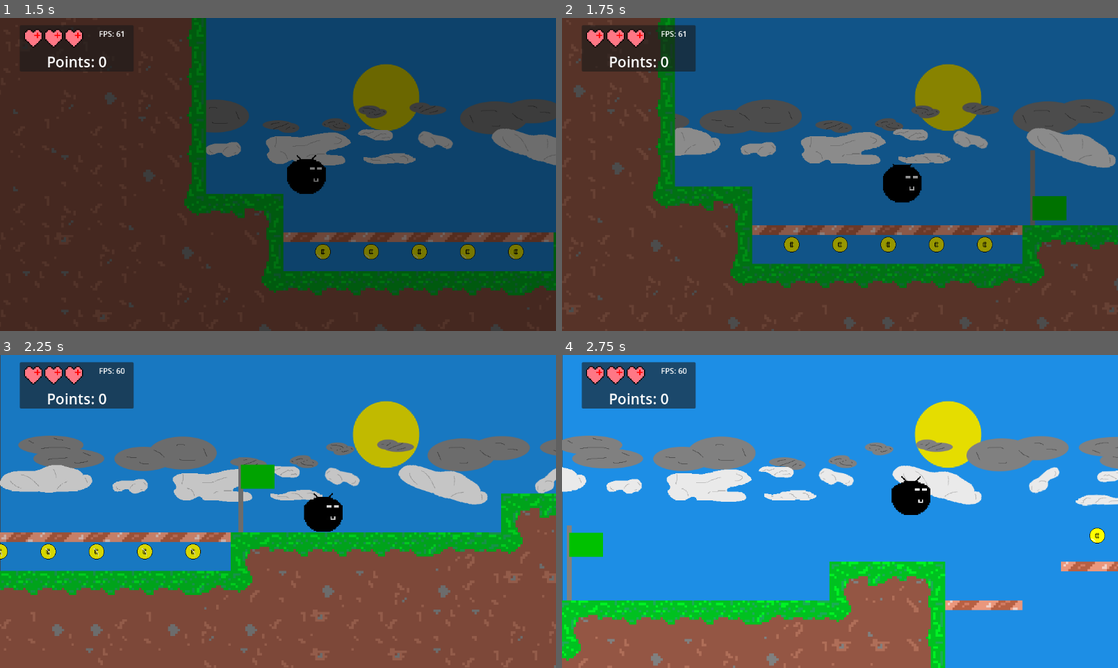
Above: before the commit, frames 1-4 (two rows, left to right).
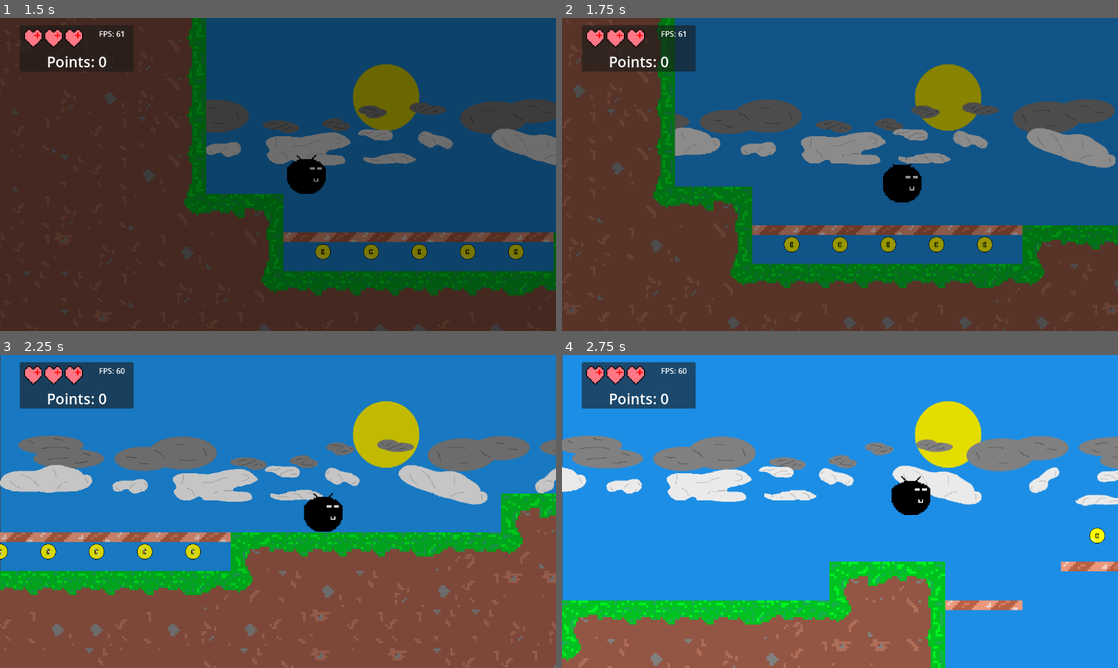
Above: after the commit, the same moments.

Repository: CWmain/Platformer
Game: Godot game, scene res://gui/level_select.tscn
Same seed, same stepped clock (60 frames per second), same inputs: the game is played once before the commit and once after it. Sound files missing from this copy of the repository are replaced by a short silence.
Inputs (mouse positions are in pixels of both pictures, inside the frame that each line leads up to):
- Up to frame 1 (1.5 s): click "Level_1" at 0.5 s; move the mouse to (400, 158) at 1.27 s; hold Right (right) from 1.28 s (still down)
- Up to frame 2 (1.75 s): keep holding Right (right); tap Space (jump) at 1.52 s
- Up to frame 3 (2.25 s): keep holding Right (right); move the mouse to (166, 527) at 2.02 s
- Up to frame 4 (2.75 s): keep holding Right (right); tap Space (jump) at 2.27 s

Frame 1 is identical in both runs. In frame 2, 0.6% of the frame differs, in the area x 84-91%, y 42-67%; in frame 3, 0.6%; in frame 4, 0.7%, in the area x 0-8%, y 54-79%.

Commit message:
Removed checkpoint from level 1, as you can not die in it

Diff:
--- a/Platformer/levels/Level_1.tscn
+++ b/Platformer/levels/Level_1.tscn
@@ -9,7 +9,6 @@
 [ext_resource type="AudioStream" uid="uid://qq7b7i1rgevt" path="res://sounds/random silly chip song.ogg" id="6_kosjs"]
 [ext_resource type="Script" path="res://sounds/BackgroundMusic.gd" id="7_2iiip"]
 [ext_resource type="PackedScene" uid="uid://deqfci0e0t815" path="res://GameObjects/coin.tscn" id="7_8n6jj"]
-[ext_resource type="PackedScene" uid="uid://ffci5yn1m8nd" path="res://GameObjects/checkpoint.tscn" id="10_grv82"]
 
 [node name="Node" type="Node"]
 
@@ -35,10 +34,6 @@
 
 [node name="Player" parent="." instance=ExtResource("6_2s6l2")]
 position = Vector2(61, -155)
-
-[node name="Checkpoint" parent="." instance=ExtResource("10_grv82")]
-position = Vector2(729, -88)
-scale = Vector2(5, 5)
 
 [node name="ParallaxBackground" parent="." instance=ExtResource("4_dcjv8")]
 
Not shown: 1 places in Platformer/gui/win_menu.tscn that only renumber resources
Not shown: 1 places in Platformer/levels/Level_1.tscn that only renumber resources
